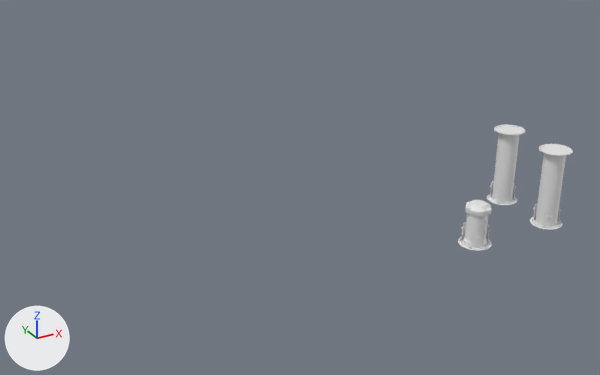
Before and after pictures for a commit that changed the FBX model Assets/Models/interactables/stuff1.fbx.
Camera for both pictures: a 50 mm lens placed at (-10.7, -56.4, 25.9), pointed at (16.5, -7.0, 1.2). Lighting does not change. The marker at lower left points along +X, +Y and +Z. Where no turn or scale is listed for an object, it has been applied to the vertices.

Objects in the first picture: 'capsule_glass_011', 'props_med_capsule_006', 'props_med_capsule_01_light015', 'props_med_capsule_01_light016.001', 'props_med_capsule_01_light016.002', 'props_med_capsule_01_light017', 'props_med_capsule_base_005', 'props_med_capsule_base_005.001', 'props_med_capsule_base_005.002', 'props_med_capsule_base_005.003', 'props_med_capsule_base_005.004', 'props_med_capsule_base_005.005', 'props_med_capsule_base_005.006'.
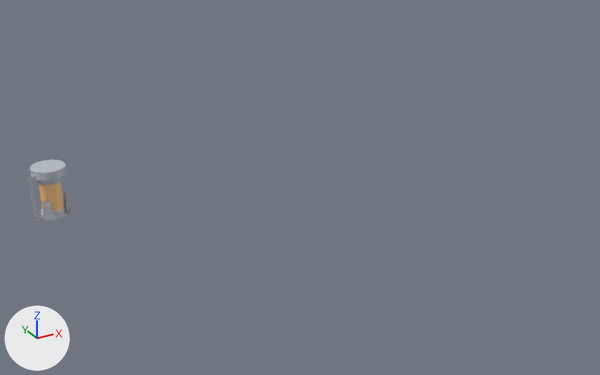
The change in detail:
Picture 'edited colour pallet1.png' (img_edited_colour_pallet1_png) is new.
Material 'Material' (mat_material) is new.
Its texture is img_edited_colour_pallet1_png.
me_mesh_002 is used by ob_props_med_capsule_01_light016; location (27.76, -15.03, -1.45).
me_mesh_002 had 206 vertices, 163 faces and spanned x -0.224..0.128, y -0.456..0.515, z -0.857..0.469.
me_mesh_002 now has 336 vertices, 264 faces and spans x -1.864..0.128, y -0.949..1.202, z -0.857..0.469.
me_mesh_002 part 1: the loose piece of 30 vertices spanning x -0.224..-0.008, y -0.456..0.515, z -0.857..0.469 is copied, and the copy is turned -120 degrees about the z axis through its middle, then moved by (-1.366, -0.642, 0.0), in mat_material (picture img_edited_colour_pallet1_png); it spans x -1.864..-1.063, y -0.864..-0.288, z -0.857..0.469.
me_mesh_002 part 2: 88 faces spanning x -0.224..0.128, y -0.456..0.515, z -0.857..0.469 switch from no material to mat_material (picture img_edited_colour_pallet1_png).
me_mesh is used by ob_props_med_capsule_base_005; location (26.78, -14.93, -2.27).
me_mesh had 230 vertices, 198 faces and spanned x -1.22..1.21, y -1.21..1.22, z -0.07..0.12.
me_mesh now has 681 vertices, 559 faces and spans x -1.41..1.21, y -1.22..1.22, z -0.08..3.6.
me_mesh part 3: a new loose piece, a 24-sided cylinder along z spanning x -1.22..1.21, y -1.22..1.21, z 3.02..3.6, in mat_material (picture img_edited_colour_pallet1_png).
me_mesh part 4: a new loose piece of 80 vertices spanning x -0.86..0.86, y -0.86..0.86, z 0.07..2.59, in mat_material (picture img_edited_colour_pallet1_png).
me_mesh part 5: a new loose piece of 79 vertices spanning x -0.92..0.89, y -0.89..0.9, z 2.5..3.13, in mat_material (picture img_edited_colour_pallet1_png).
me_mesh part 6: a new loose piece of 40 vertices spanning x -1.41..-0.71, y -0.66..-0.5, z -0.08..3.38, in mat_material (picture img_edited_colour_pallet1_png).
me_mesh part 7: 178 faces spanning x -1.22..1.21, y -1.21..1.22, z -0.07..0.12 switch from no material to mat_material (picture img_edited_colour_pallet1_png).
Object 'props_med_capsule_01_light017' (ob_props_med_capsule_01_light017) is deleted.
Object 'props_med_capsule_base_005.005' (ob_props_med_capsule_base_005_005) is deleted.
Object 'props_med_capsule_01_light015' (ob_props_med_capsule_01_light015) is deleted.
Object 'props_med_capsule_base_005.003' (ob_props_med_capsule_base_005_003) is deleted.
Object 'props_med_capsule_base_005.004' (ob_props_med_capsule_base_005_004) is deleted.
Object 'props_med_capsule_006' (ob_props_med_capsule_006) is deleted.
Object 'props_med_capsule_01_light016.001' (ob_props_med_capsule_01_light016_001) is deleted.
Object 'props_med_capsule_base_005.002' (ob_props_med_capsule_base_005_002) is deleted.
Object 'props_med_capsule_base_005.006' (ob_props_med_capsule_base_005_006) is deleted.
Object 'props_med_capsule_01_light016.002' (ob_props_med_capsule_01_light016_002) is deleted.
Object 'props_med_capsule_01_light016' (ob_props_med_capsule_01_light016) moves from (27.76, -15.03, -1.45) to (0.99, -0.1, 0.89).
Object 'props_med_capsule_base_005.001' (ob_props_med_capsule_base_005_001) is deleted.
Object 'capsule_glass_011' (ob_capsule_glass_011) is deleted.
Object 'props_med_capsule_base_005' (ob_props_med_capsule_base_005) moves from (26.78, -14.93, -2.27) to (0.0, 0.0, 0.07).

Changed parts and their boxes (x1, y1, x2, y2) in the pictures (600 x 375 px):
'props_med_capsule_base_005', reshaped, moved (29% wider, 307% taller)
    before: (458, 237, 492, 251)
    after: (27, 160, 71, 220)
'props_med_capsule_base_005.002', deleted
    before: (535, 153, 566, 225)
'props_med_capsule_base_005.005', deleted
    before: (492, 133, 519, 201)
'props_med_capsule_006', deleted
    before: (463, 200, 492, 246)
'capsule_glass_011', deleted
    before: (465, 214, 485, 241)
'props_med_capsule_base_005.003', deleted
    before: (539, 144, 573, 157)
'props_med_capsule_base_005.006', deleted
    before: (494, 124, 525, 136)
'props_med_capsule_01_light016', reshaped, moved
    before: (486, 225, 490, 242)
    after: (39, 193, 68, 218)
'props_med_capsule_01_light016.001', deleted
    before: (533, 203, 561, 227)
'props_med_capsule_01_light016.002', deleted
    before: (490, 181, 516, 203)
'props_med_capsule_01_light017', deleted
    before: (469, 232, 482, 248)
'props_med_capsule_base_005.001', deleted
    before: (530, 217, 562, 230)
'props_med_capsule_base_005.004', deleted
    before: (487, 194, 517, 205)
'props_med_capsule_01_light015', deleted
    before: (461, 222, 466, 242)
part 1 of me_mesh_002, added
    after: (43, 201, 55, 218)
part 2 of me_mesh_002, recoloured
    before: (486, 225, 490, 242)
    after: (64, 193, 68, 213)
part 3 of me_mesh, added
    after: (30, 160, 66, 180)
part 4 of me_mesh, added (brown)
    after: (39, 181, 66, 216)
part 5 of me_mesh, added
    after: (37, 177, 62, 185)
part 6 of me_mesh, added
    after: (30, 175, 41, 220)
part 7 of me_mesh, recoloured
    before: (458, 237, 492, 251)
    after: (36, 207, 71, 220)
